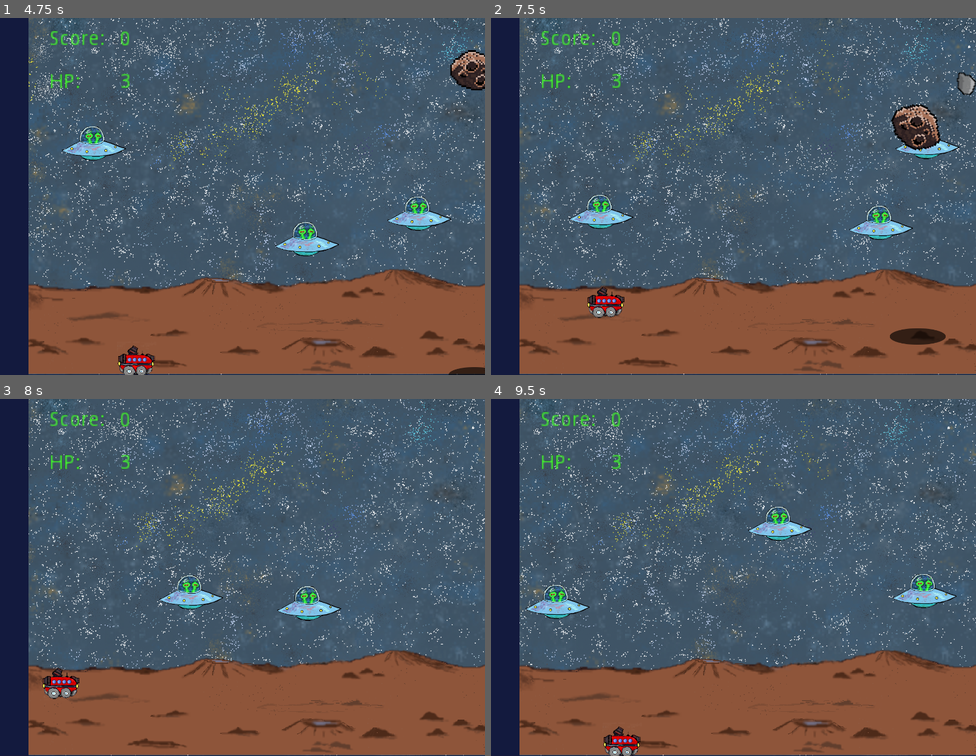
Above: before the commit, frames 1-4 (two rows, left to right).
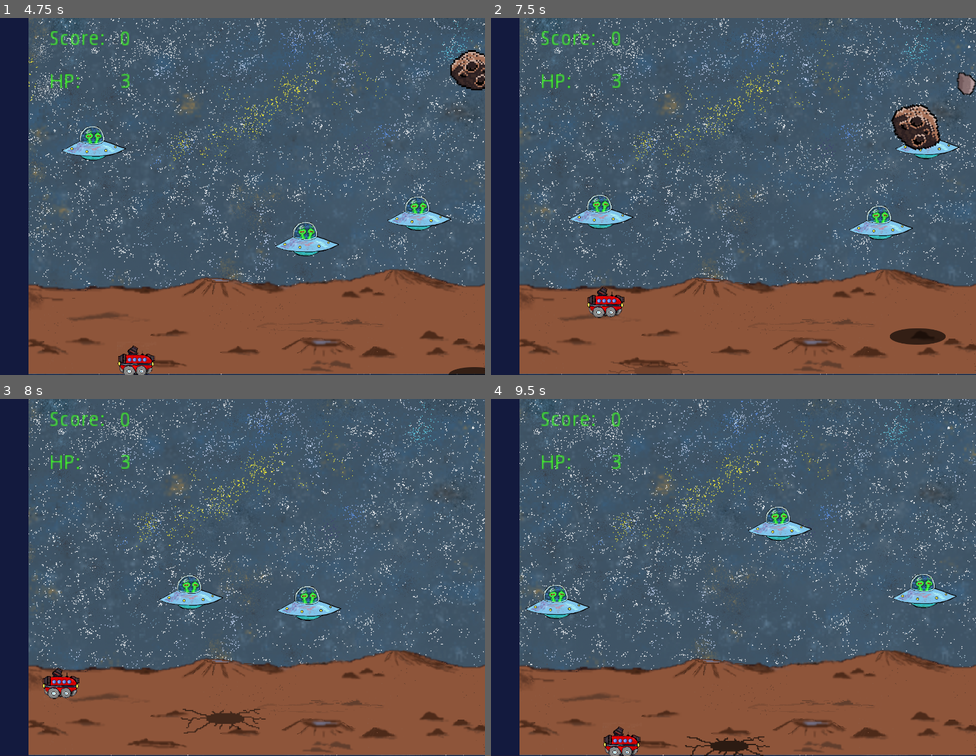
Above: after the commit, the same moments.

Repository: 13hnguyen/EchoWorld
Game: Godot game, scene res://Menus/MainMenu.tscn
Two runs of this game, one before a commit and one after it. Both use one fixed random seed, a clock stepped at 60 frames per second and the inputs below.
Inputs (mouse positions are in pixels of both pictures, inside the frame that each line leads up to):
- Up to frame 1 (4.75 s): click "NEW GAME" at 0.5 s; click (257, 150) at 1.27 s; type "Alex" at 1.35 s; click "NEW GAME" at 2 s; click "OK" at 2.75 s; hold D (move_right) 3.53-4.28 s; hold S (move_down) from 4.28 s (still down)
- Up to frame 2 (7.5 s): release S (move_down) at 5.03 s; hold D (move_right) 5.03-5.78 s; hold W (move_up) 5.78-6.53 s; hold Left (move_left) from 6.53 s (still down)
- Up to frame 3 (8 s): keep holding Left (move_left)
- Up to frame 4 (9.5 s): release Left (move_left) at 8.03 s; hold S (move_down) 8.03-8.78 s; hold D (move_right) from 8.78 s (still down)

Frame 1 is identical in both runs. In frame 2, 0.2% of the frame differs, in the area x 24-42%, y 96-100%; in frame 3, 0.4%; in frame 4, 0.4%, in the area x 40-58%, y 94-100%.

Commit message:
Add asteroid explosions

Diff:
--- a/Final_Project/Asteroid/Asteroid.gd
+++ b/Final_Project/Asteroid/Asteroid.gd
@@ -39,5 +39,9 @@
 
     # TODO: spawn some type of node that animates an explosion that can
     #             destroy the player and reset it
+    var Impact = preload("res://Asteroid/AsteroidExplosion.tscn").instance()
+    get_parent().add_child(Impact)
+    Impact.global_position = $Shadow.global_position
+    Impact.set_scale(get_scale())
 
     queue_free()
--- a/Final_Project/Asteroid/Asteroid.tscn
+++ b/Final_Project/Asteroid/Asteroid.tscn
@@ -7,27 +7,27 @@
 
 [sub_resource type="CircleShape2D" id=1]
 
-[sub_resource type="CircleShape2D" id=3]
+[sub_resource type="CircleShape2D" id=2]
 
-[sub_resource type="Gradient" id=4]
+[sub_resource type="Gradient" id=3]
 colors = PoolColorArray( 1, 1, 1, 1, 1, 1, 1, 0 )
 
-[sub_resource type="GradientTexture" id=5]
-gradient = SubResource( 4 )
+[sub_resource type="GradientTexture" id=4]
+gradient = SubResource( 3 )
 
-[sub_resource type="ParticlesMaterial" id=2]
+[sub_resource type="ParticlesMaterial" id=5]
 flag_disable_z = true
 spread = 0.0
 gravity = Vector3( 0, 0, 0 )
 initial_velocity = 150.0
 orbit_velocity = 0.0
 orbit_velocity_random = 0.0
-color_ramp = SubResource( 5 )
+color_ramp = SubResource( 4 )
 
 [node name="Asteroid" type="KinematicBody2D" groups=[
 "asteroid",
 ]]
-collision_layer = 12
+collision_layer = 8
 collision_mask = 2
 script = ExtResource( 3 )
 __meta__ = {
--- /dev/null
+++ b/Final_Project/Asteroid/AsteroidExplosion.gd
@@ -0,0 +1,32 @@
+extends KinematicBody2D
+
+
+# Declare member variables here. Examples:
+# var a = 2
+# var b = "text"
+
+var DeathAlpha = 0.1
+
+# Called when the node enters the scene tree for the first time.
+func _ready():
+  pass # Replace with function body.
+
+
+# Called every frame. 'delta' is the elapsed time since the previous frame.
+func _process(delta):
+
+  var Mod = lerp(get_modulate(), Color(1,1,1,0), 0.08)
+  set_modulate(Mod)
+
+  if Mod.a <= 0.5 and Mod.a >= DeathAlpha:
+    $CollisionShape2D.set_scale(Vector2(0,0))
+  elif Mod.a < DeathAlpha :
+    print("Free!")
+    queue_free()
+
+
+func _on_PlayerDetector_body_entered( body : Node ):
+
+  if ! body.is_in_group("bullet") :
+    $CollisionShape2D.set_scale(Vector2(0,0))
+    print("Shrunk")
--- a/Final_Project/Asteroid/AsteroidExplosion.tscn
+++ b/Final_Project/Asteroid/AsteroidExplosion.tscn
@@ -1,23 +1,37 @@
-[gd_scene load_steps=4 format=2]
+[gd_scene load_steps=6 format=2]
 
-[ext_resource path="res://Art/AsteroidTrail.png" type="Texture" id=1]
+[ext_resource path="res://Art/Asteroid Impact.png" type="Texture" id=1]
+[ext_resource path="res://Asteroid/AsteroidExplosion.gd" type="Script" id=2]
 
-[sub_resource type="CircleShape2D" id=1]
+[sub_resource type="Gradient" id=1]
+offsets = PoolRealArray( 0, 0.98773, 1 )
+colors = PoolColorArray( 0, 0, 0, 1, 0.0920245, 0.0920245, 0.0920245, 1, 1, 1, 1, 1 )
 
-[sub_resource type="ParticlesMaterial" id=2]
-flag_disable_z = true
-gravity = Vector3( 0, 0, 0 )
-orbit_velocity = 0.0
-orbit_velocity_random = 0.0
+[sub_resource type="GradientTexture" id=2]
+gradient = SubResource( 1 )
+
+[sub_resource type="CircleShape2D" id=3]
 
 [node name="Explosion" type="KinematicBody2D"]
 collision_layer = 4
 collision_mask = 0
+script = ExtResource( 2 )
+
+[node name="Sprite" type="Sprite" parent="."]
+position = Vector2( -2.62305, -5.92439 )
+texture = ExtResource( 1 )
+normal_map = SubResource( 2 )
 
 [node name="CollisionShape2D" type="CollisionShape2D" parent="."]
-shape = SubResource( 1 )
+position = Vector2( 0.75, 3 )
+scale = Vector2( 5, 1.5 )
+shape = SubResource( 3 )
 
-[node name="Particles2D" type="Particles2D" parent="."]
-amount = 5
-process_material = SubResource( 2 )
-texture = ExtResource( 1 )
+[node name="PlayerDetector" type="Area2D" parent="."]
+
+[node name="Shape" type="CollisionShape2D" parent="PlayerDetector"]
+position = Vector2( 0.75, 3 )
+scale = Vector2( 5, 1.5 )
+shape = SubResource( 3 )
+
+[connection signal="body_entered" from="PlayerDetector" to="." method="_on_PlayerDetector_body_entered"]
Binary file added: Final_Project/Art/Asteroid Impact.png
Not shown, added: Final_Project/Art/Asteroid Impact.png.import
Binary file changed: Final_Project/Art/AsteroidTrail.png
Not shown: 1 places in Final_Project/Asteroid/Asteroid.tscn that only renumber resources
